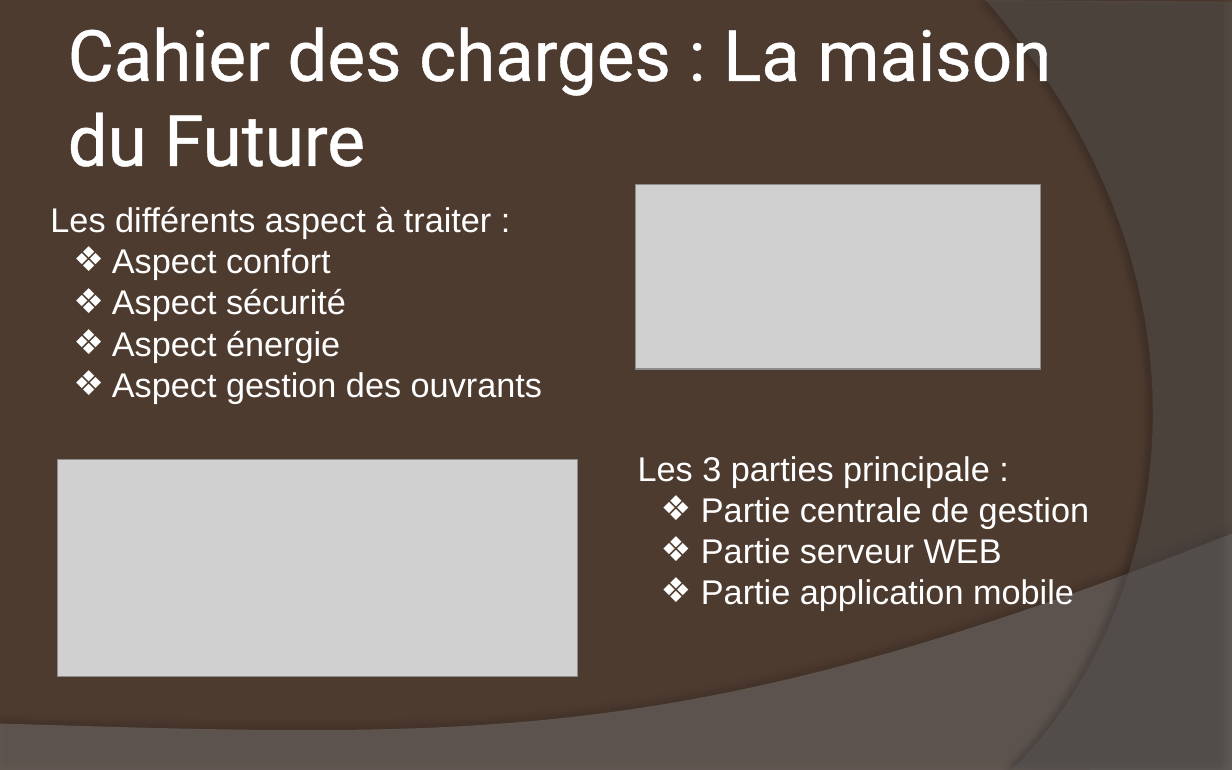
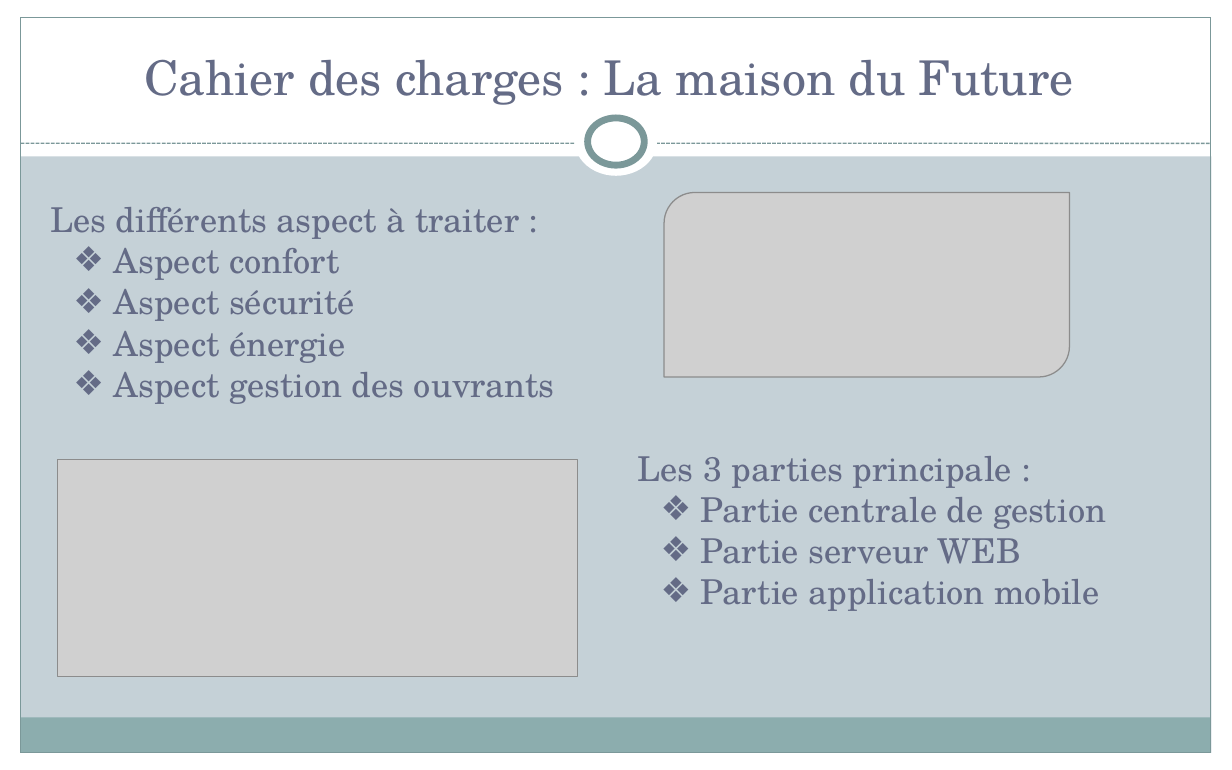
Before and after one commit to DrBalf/domotique_bts_sn_ec_projet, a slide deck: slide 2 of Rapport/Projet_Domotique_présentation.pptx. Drawn at 1232x770 pixels with LibreOffice and Linux fonts; fonts in the diff are those of the drawing; grey boxes stand for pictures. Boxes give left, top, right and bottom in pixels: in the first picture for what was removed or moved away, otherwise in the second. Text is boxed around its words. In the diff, an @@ line names an element or a change of style, - is before the commit and + after.

```diff
--- a/Rapport/Projet_Domotique_présentation.pptx
+++ b/Rapport/Projet_Domotique_présentation.pptx
@@ background #4E3B30 to #C5D1D7 @@
@@ rectangle added at [0, 0, 1232, 156], fill #FFFFFF @@
@@ rectangle added at [0, 0, 21, 770], fill #FFFFFF @@
@@ rectangle added at [21, 17, 1211, 753], outline #7C999A 0.75 pt @@
@@ title "Cahier des charges : La ...": place and size @@
-title "Cahier des charges : La ..." at [68, 27, 1051, 167]
+title "Cahier des charges : La ..." at [144, 59, 1074, 105]
@@ title "Cahier des charges : La ..." at [144, 59, 1074, 105]: size 41.4 to 28 pt, font Roboto to TeX Gyre Schola, text colour #FFFFFF to #646B86, letter outline #FFFFFF 1.45 pt to none; alignment left to centre; vertical alignment middle to bottom @@
@@ freeform shape removed at [986, 0, 1232, 770] @@
@@ rectangle added at [1211, 0, 1232, 770], fill #FFFFFF @@
@@ ellipse added at [575, 107, 658, 176], fill #FFFFFF @@
@@ ellipse added at [588, 118, 644, 165], fill #FFFFFF, outline #7C999A 4 pt @@
@@ line added from (21, 143) to (1211, 143), #7C999A 0.75 pt dashed @@
@@ text "Les différents aspect à traiter ..." at [50, 207, 555, 404]: font Arial to TeX Gyre Schola, text colour #FFFFFF to #646B86 @@
@@ picture: place and size @@
-picture at [636, 185, 1041, 370]
+picture at [664, 192, 1069, 377]
@@ text "Les 3 parties principale :" at [638, 456, 1106, 611]: font Arial to TeX Gyre Schola, text colour #FFFFFF to #646B86 @@
@@ freeform shape removed at [0, 533, 1232, 770] @@
@@ rectangle added at [20, 717, 1210, 752], fill #8CADAE @@
@@ rectangle added at [0, 753, 1232, 770], fill #FFFFFF @@
```
Also in this commit, not shown: 12 other slides changed, 4 slides added, 41 other files.
